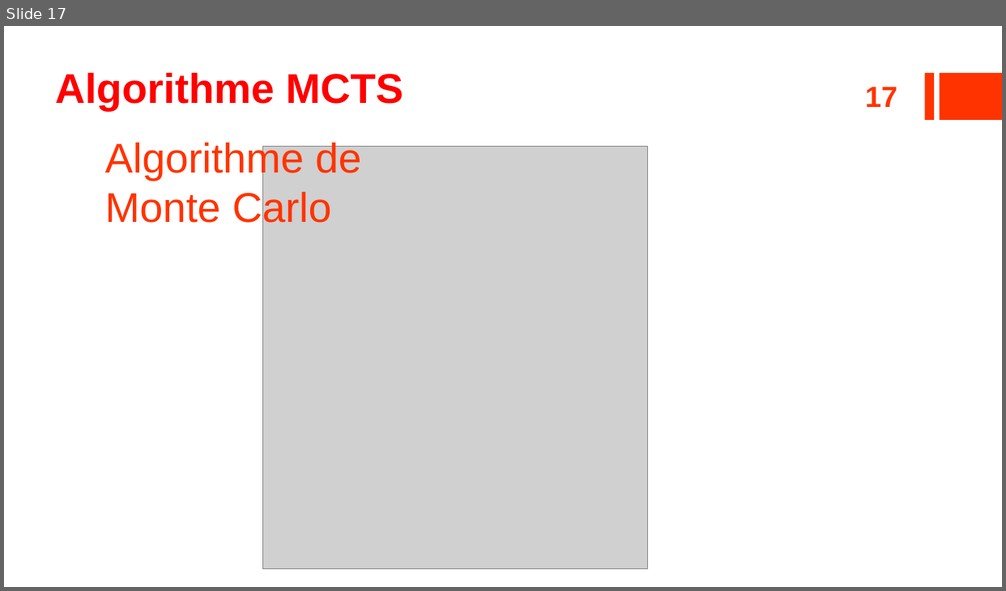
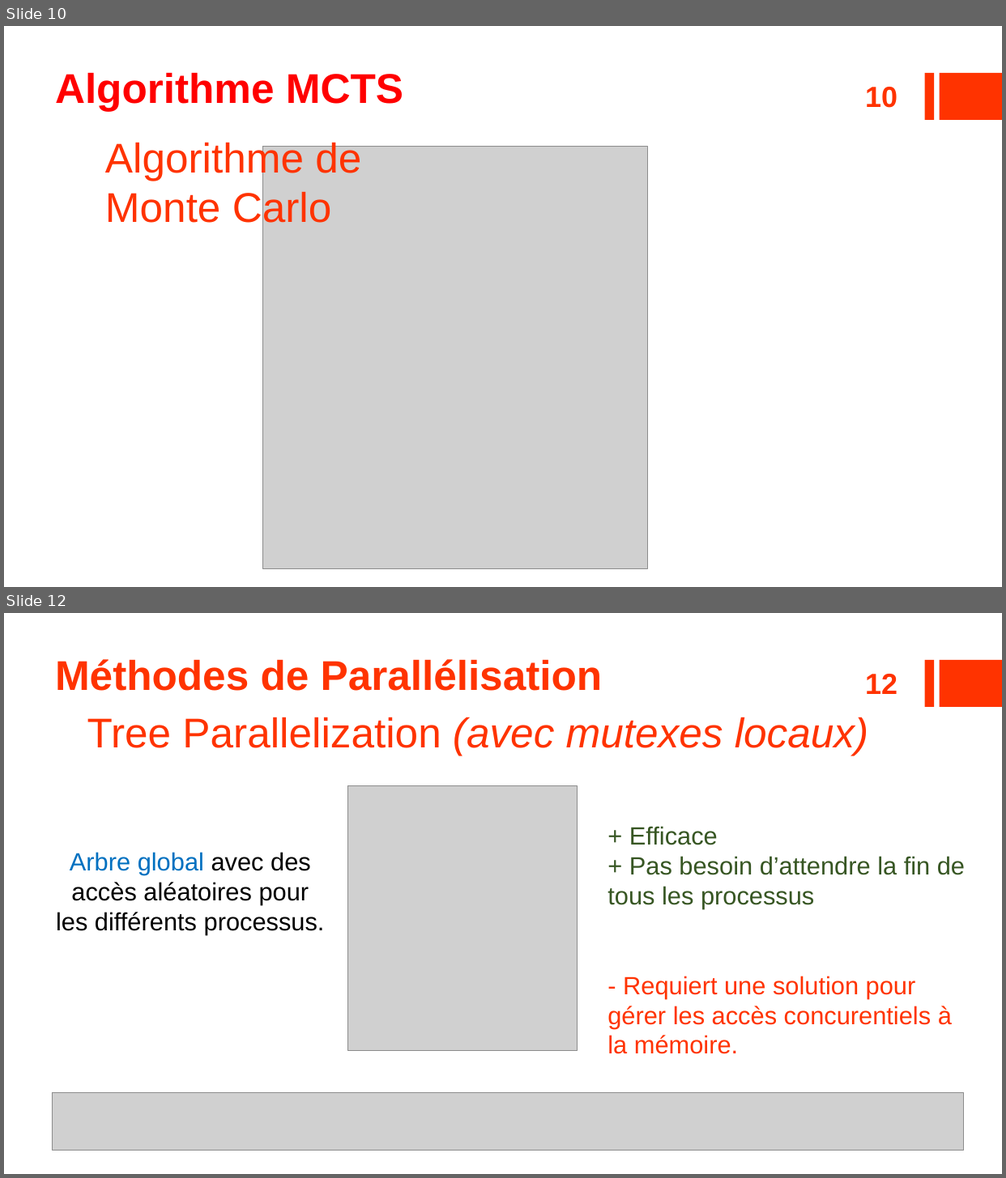
Before and after one commit to ildyria/Arimaa, a slide deck: Docs/Reports/OpenGates Presentation.pptx. Shown one above the other, each under a label of ours: slide 17 before the commit, slides 10 and 12 after it; the slides between them are not shown. The pictures are 1006x591 and 1006x1178 pixels, drawn with LibreOffice and Linux fonts; fonts in the diff are those of the drawing; grey boxes stand for pictures. Boxes give left, top, right and bottom in pixels: in the first picture for what was removed or moved away, otherwise in the second. Text is boxed around its words. In the diff, an @@ line names an element or a change of style, - is before the commit and + after.

```diff
--- a/Docs/Reports/OpenGates Presentation.pptx
+++ b/Docs/Reports/OpenGates Presentation.pptx
@@ slide 12 added at bbox=[4, 613, 1002, 1174], background #FFFFFF; not listed: 2 template elements that a slide beside it also shows @@
@@ text added at bbox=[55, 659, 603, 691], 40 pt, text #FF3300, bold @@
+Méthodes de Parallélisation
@@ page number added at bbox=[865, 674, 897, 694], 28 pt, text #FF3300, bold @@
+12
@@ title added at bbox=[87, 717, 868, 756], 40 pt, text #FF3300 @@
+Tree Parallelization (avec mutexes locaux)
@@ picture added at bbox=[348, 786, 577, 1050] @@
@@ text added at bbox=[607, 826, 965, 1054], 24 pt, text #FF3300 @@
++ Efficace
++ Pas besoin d’attendre la fin de tous les processus
+- Requiert une solution pour gérer les accès concurentiels à la mémoire.
@@ text added at bbox=[56, 852, 325, 935], 24 pt, text #000000 @@
+Arbre global avec des accès aléatoires pour les différents processus.
@@ picture added at bbox=[53, 1093, 965, 1150] @@
@@ what was slide 17 is now slide 10 @@
@@ page number at bbox=[865, 87, 897, 108]: text changed @@
-17
+10
```
Also in this commit, not shown: 9 slides changed, 1 other slide added, 14 slides removed, 4 other files.
